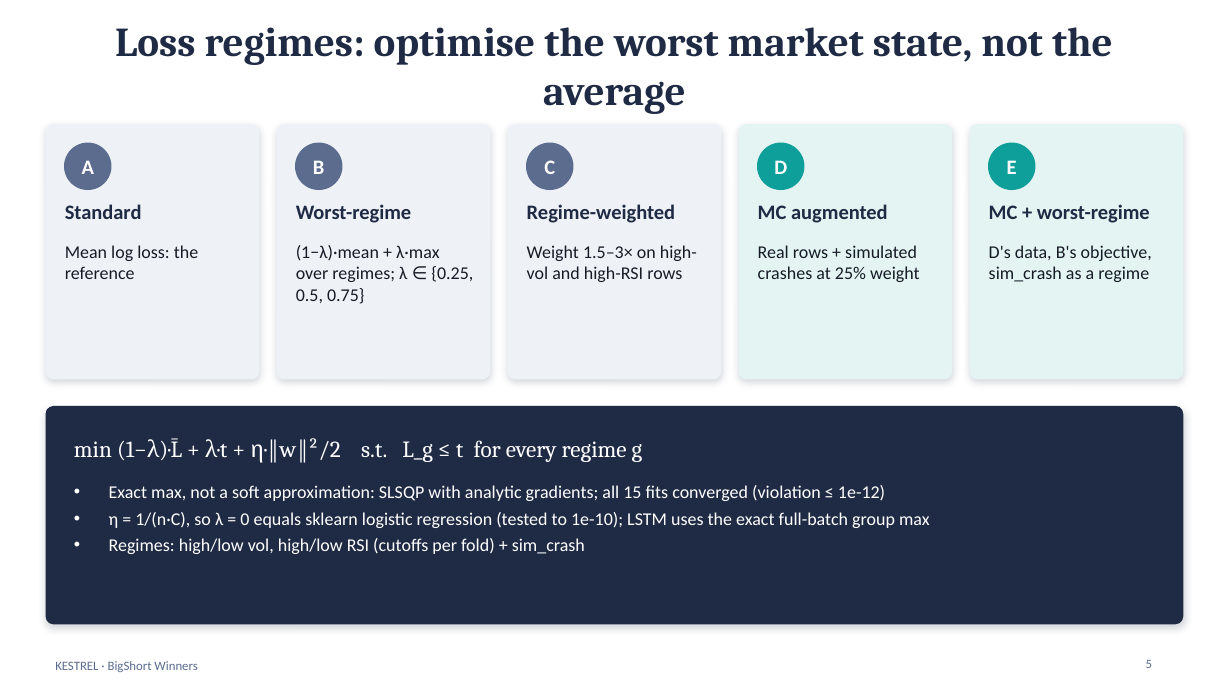
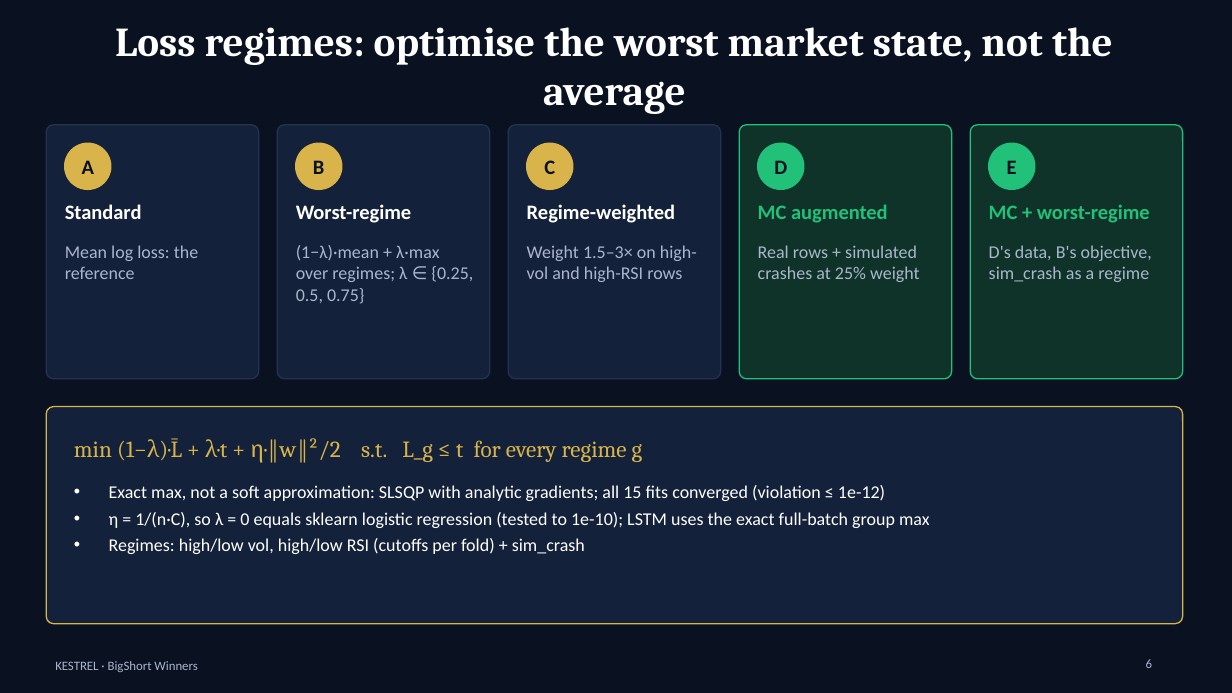
Before and after one commit to DivishaGangwal/BigShort_winners, a slide deck: slide 6 of experiments/divisha/KESTREL_architecture.pptx (slide 5 before the commit). Drawn at 1232x693 pixels with LibreOffice and Linux fonts; fonts in the diff are those of the drawing. Boxes give left, top, right and bottom in pixels: in the first picture for what was removed or moved away, otherwise in the second. Text is boxed around its words. In the diff, an @@ line names an element or a change of style, - is before the commit and + after.

```diff
--- a/experiments/divisha/KESTREL_architecture.pptx
+++ b/experiments/divisha/KESTREL_architecture.pptx
@@ background #FFFFFF to #0A1222 @@
@@ fill #EEF2F7 to #14213A; outline #EEF2F7 1 pt to #24324F 1 pt; shadow off in 3 elements at <box>46,125,259,379</box>, <box>277,125,490,379</box>, <box>508,125,721,379</box> @@
@@ fill #5B6C8F to #D9B44A; outline #5B6C8F 1 pt to #D9B44A 1 pt in 3 elements at <box>65,143,111,189</box>, <box>296,143,342,189</box>, <box>527,143,573,189</box> @@
@@ rounded rectangle at <box>739,125,952,379</box>: fill #E3F4F3 to #0F3329; outline #E3F4F3 1 pt to #21C17A 1 pt; shadow off @@
@@ ellipse at <box>758,143,804,189</box>: fill #0E9F9A to #21C17A; outline #0E9F9A 1 pt to #21C17A 1 pt @@
@@ rounded rectangle at <box>970,125,1183,379</box>: fill #E3F4F3 to #0F3329; outline #E3F4F3 1 pt to #21C17A 1 pt; shadow off @@
@@ text colour #FFFFFF to #0A1222 in 5 elements at <box>82,160,94,174</box>, <box>313,160,324,174</box>, <box>544,160,555,174</box>, <box>774,160,787,174</box>, <box>1007,160,1017,174</box> @@
@@ ellipse at <box>989,143,1035,189</box>: fill #0E9F9A to #21C17A; outline #0E9F9A 1 pt to #21C17A 1 pt @@
@@ text colour #1F2B44 to #FFFFFF in 4 elements at <box>115,27,1113,114</box>, <box>65,204,142,219</box>, <box>296,204,412,223</box>, <box>527,204,675,223</box> @@
@@ text "MC augmented" at <box>758,204,888,223</box>: text colour #1F2B44 to #21C17A @@
@@ text "MC + worst-regime" at <box>989,204,1150,223</box>: text colour #1F2B44 to #21C17A @@
@@ text colour #161B26 to #A9B6CC in 5 elements at <box>65,245,198,279</box>, <box>296,245,473,304</box>, <box>527,245,697,282</box>, <box>758,245,920,282</box>, <box>989,245,1152,282</box> @@
@@ rounded rectangle at <box>46,407,1183,624</box>: fill #1F2B44 to #14213A; outline #1F2B44 1 pt to #D9B44A 1 pt; shadow off @@
@@ text "min (1−λ)·L̄ + λ·t + ..." at <box>74,438,643,463</box>: text colour #FFFFFF to #D9B44A @@
@@ text "KESTREL · BigShort Winners" at <box>55,661,197,672</box>: text colour #5B6C8F to #A9B6CC @@
@@ page number at <box>1146,659,1152,668</box>: text changed; text colour #5B6C8F to #A9B6CC @@
-5
+6
```
Also in this commit, not shown: 10 other slides changed, 3 slides added, 2 other files.
